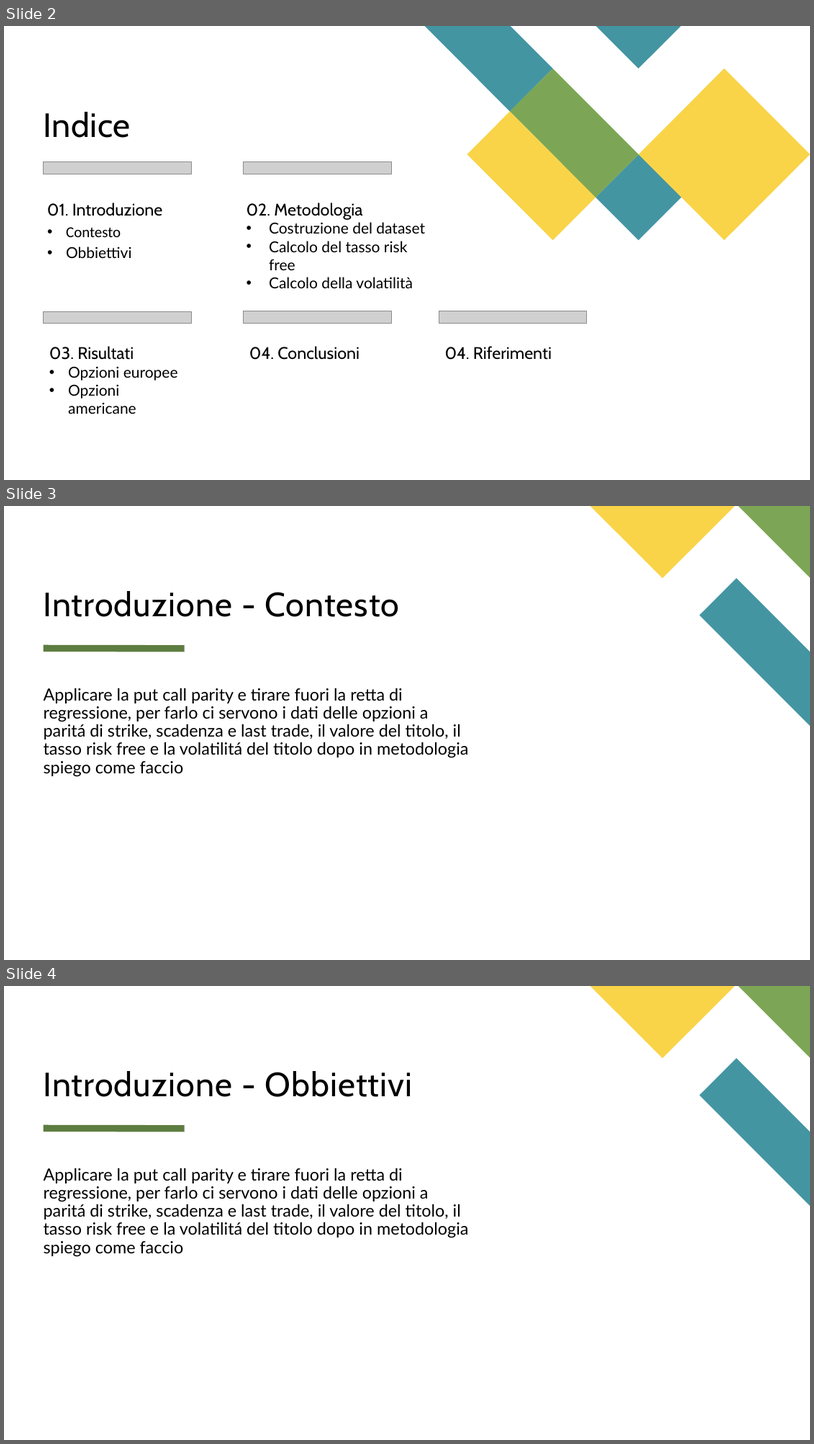
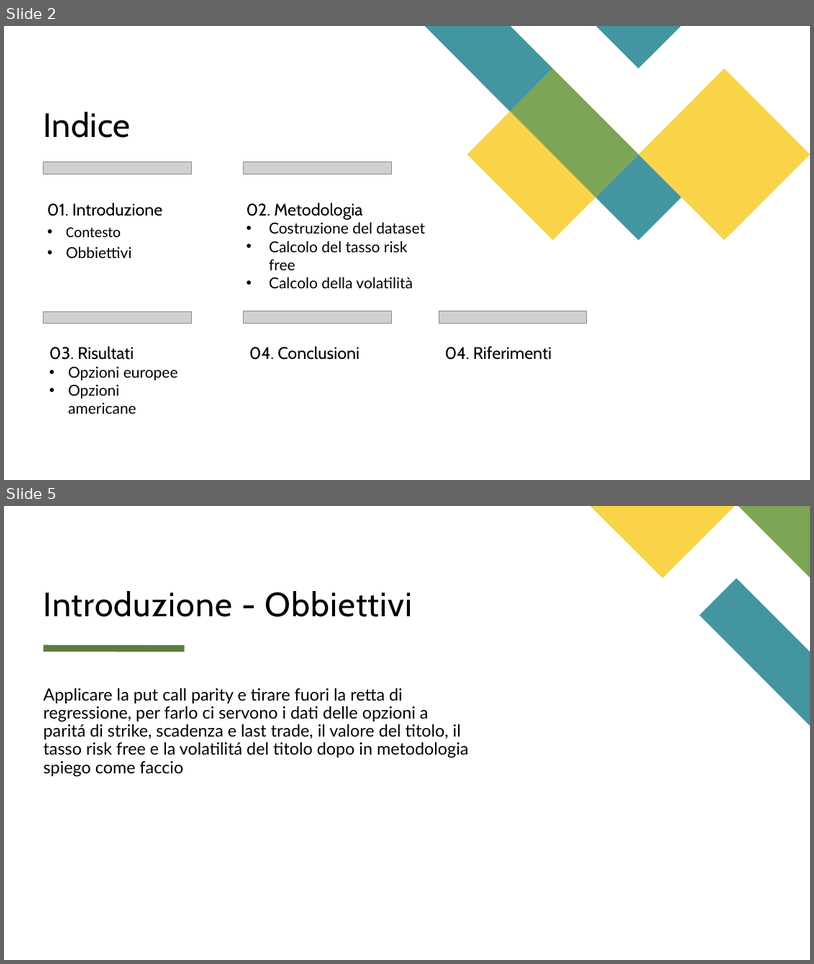
Before and after one commit to matteo-conti-97/MPSMF_Project, a slide deck: presentazione.pptx. Shown one above the other, each under a label of ours: slides 2, 3 and 4 before the commit, slides 2 and 5 after it; the slides between them are not shown. The pictures are 814x1444 and 814x964 pixels, drawn with LibreOffice and Linux fonts; fonts in the diff are those of the drawing; grey boxes stand for pictures. Boxes give left, top, right and bottom in pixels: in the first picture for what was removed or moved away, otherwise in the second. Text is boxed around its words. In the diff, an @@ line names an element or a change of style, - is before the commit and + after.

Commit message:
Presentazione intro-contesto

```diff
--- a/presentazione.pptx
+++ b/presentazione.pptx
@@ slide 3 removed at box(4, 506, 810, 960), background #FFFFFF; not listed: 4 template elements that a slide beside it also shows @@
@@ title removed at box(44, 591, 399, 617) @@
-Introduzione - Contesto
@@ text removed at box(44, 687, 468, 777) @@
-Applicare la put call parity e tirare fuori la retta di regressione, per farlo ci servono i dati delle opzioni a paritá di strike, scadenza e last trade, il valore del titolo, il tasso risk free e la volatilitá del titolo dopo in metodologia spiego come faccio
@@ what was slide 4 is now slide 5 @@
```
Also in this commit, not shown: 2 slides added.
